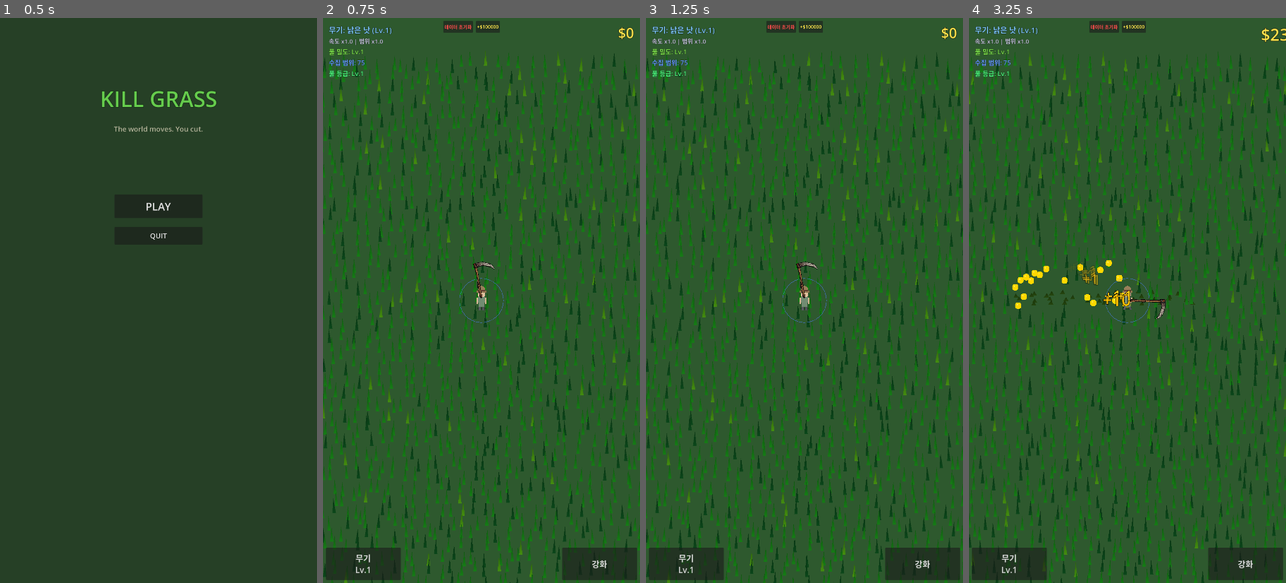
Above: before the commit, frames 1-4 (left to right).
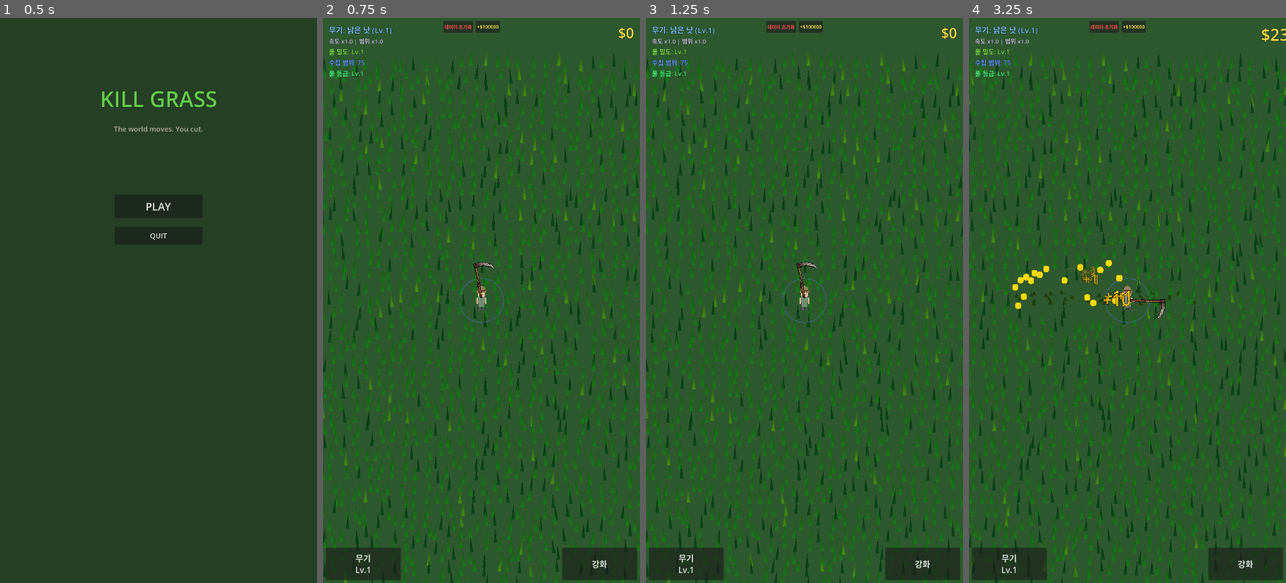
Above: after the commit, the same moments.

Repository: yellyB/game-kill_grass
Game: Godot game, scene res://scenes/ui/main_menu.tscn
Same seed, same stepped clock (60 frames per second), same inputs: the game is played once before the commit and once after it.
Inputs (mouse positions are in pixels of both pictures, inside the frame that each line leads up to):
- Up to frame 1 (0.5 s): no input
- Up to frame 2 (0.75 s): click "PLAY" at 0.5 s
- Up to frame 3 (1.25 s): no input
- Up to frame 4 (3.25 s): move the mouse to (1197, 272) at 1.27 s; hold D (move_right) 1.28-2 s; click (1197, 272) at 1.42 s; drag from (1064, 328) to (1130, 300) at 2.02 s; move the mouse to (1159, 176) at 2.77 s; hold D (move_right) from 2.78 s (still down)

Frame 1 is identical in both runs. In frame 2, 4.3% of the frame differs, in the area x 0-100%, y 5-100%; in frame 3, 4.2%; in frame 4, 4.6%.

Commit message:
Increase grass sway speed and intensity
- sway_speed: 2.0 -> 5.0
- sway_amount: 0.08 -> 0.12
- wind_strength: 0.5 -> 0.7

Co-Authored-By: Claude Opus 4.5 <noreply@anthropic.com>

Diff:
--- a/resources/shaders/grass_sway.gdshader
+++ b/resources/shaders/grass_sway.gdshader
@@ -1,9 +1,9 @@
 shader_type canvas_item;
 
 // Sway parameters
-uniform float sway_speed : hint_range(0.5, 5.0) = 2.0;
-uniform float sway_amount : hint_range(0.0, 0.2) = 0.08;
-uniform float wind_strength : hint_range(0.0, 1.0) = 0.5;
+uniform float sway_speed : hint_range(0.5, 10.0) = 5.0;
+uniform float sway_amount : hint_range(0.0, 0.3) = 0.12;
+uniform float wind_strength : hint_range(0.0, 1.0) = 0.7;
 
 void vertex() {
 	// Get world position for phase variation (so grass doesn't sway in sync)
